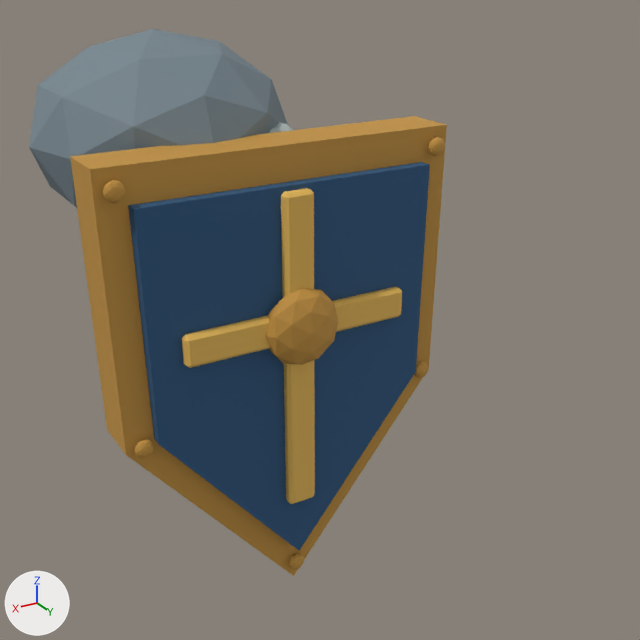
One commit to the glTF model assets/models/units/knight/ArmLeft.glb: the scene before it, then after it.
Rendered twice from a 50 mm lens placed at (0.557, 1.531, 0.333), pointed at (-0.24, 0.203, -0.331). Every picture has the same lights, and +X, +Y and +Z are marked at lower left. The first picture is the older version. Vertices at exactly the same position are counted once.

The first picture shows 'Sculpture'.
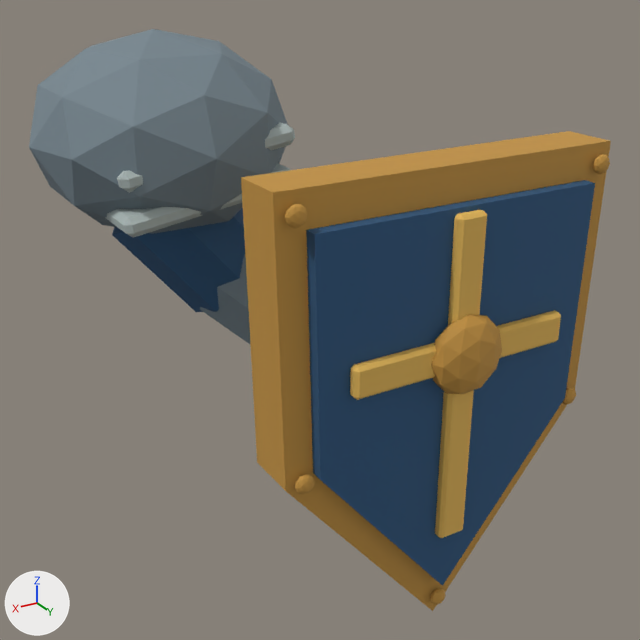
What differs and where, as boxes [x1, y1, x2, y2] in the pictures (640 x 640 px; the box of a moved part takes in the faces that stretch with it):
'Sculpture', reshaped (39% wider, 6% taller): before [29, 29, 447, 576]; after [29, 29, 611, 611]
part 1 of me_sculpture, moved or reshaped: before [70, 116, 447, 576]; after [241, 131, 611, 611]
part 2 of me_sculpture, moved or reshaped: before [281, 188, 315, 504]; after [435, 210, 487, 538]
part 3 of me_sculpture, moved or reshaped: before [182, 287, 402, 368]; after [350, 310, 561, 400]
part 4 of me_sculpture, moved or reshaped: before [265, 288, 338, 365]; after [431, 314, 502, 394]
part 5 of me_sculpture, moved or reshaped: before [428, 137, 445, 156]; after [593, 154, 610, 174]
part 6 of me_sculpture, moved or reshaped: before [103, 180, 126, 203]; after [285, 204, 307, 228]
part 7 of me_sculpture, moved or reshaped: before [134, 440, 154, 458]; after [295, 474, 314, 494]
part 8 of me_sculpture, moved or reshaped: before [289, 554, 304, 570]; after [430, 588, 446, 605]
part 9 of me_sculpture, moved or reshaped: before [414, 362, 429, 378]; after [562, 388, 576, 404]
part 10 of me_sculpture, moved or reshaped: before [128, 162, 430, 550]; after [306, 180, 595, 586]
part 11 of me_sculpture, moved or reshaped (not visible before): after [112, 208, 250, 344]

What changed in the scene script:
```text
Change me_sculpture:
    used by ob_sculpture; location = (0.0, 0.0, 0.0)
    remove me_sculpture.from_pydata(...)  # 487 vertices, 912 faces; spans x -0.439..0.21, y -0.24..0.378, z -0.813..0.19
    add me_sculpture.from_pydata(...)  # 505 vertices, 944 faces; spans x -0.619..0.21, y -0.24..0.588, z -0.823..0.19
    me_sculpture part 1: the loose piece of 10 vertices spanning x -0.439..0.199, y 0.207..0.303, z -0.813..0.034 is moved by (-0.18, 0.21, -0.01)
    me_sculpture part 2: the loose piece of 24 vertices spanning x -0.147..-0.093, y 0.322..0.344, z -0.617..-0.034 is moved by (-0.18, 0.21, -0.01)
    me_sculpture part 3: the loose piece of 24 vertices spanning x -0.329..0.089, y 0.323..0.345, z -0.292..-0.237 is moved by (-0.18, 0.21, -0.01)
    me_sculpture part 4: the loose piece of 42 vertices spanning x -0.19..-0.05, y 0.312..0.378, z -0.335..-0.195 is moved by (-0.18, 0.21, -0.01)
    me_sculpture part 5: the loose piece of 42 vertices spanning x -0.427..-0.393, y 0.305..0.323, z -0.017..0.017 is moved by (-0.18, 0.21, -0.01)
    me_sculpture part 6: the loose piece of 42 vertices spanning x 0.153..0.187, y 0.305..0.323, z -0.017..0.017 is moved by (-0.18, 0.21, -0.01)
    me_sculpture part 7: the loose piece of 42 vertices spanning x 0.143..0.177, y 0.305..0.323, z -0.447..-0.413 is moved by (-0.18, 0.21, -0.01)
    me_sculpture part 8: the loose piece of 42 vertices spanning x -0.137..-0.103, y 0.305..0.323, z -0.787..-0.753 is moved by (-0.18, 0.21, -0.01)
    me_sculpture part 9: the loose piece of 42 vertices spanning x -0.417..-0.383, y 0.305..0.323, z -0.447..-0.413 is moved by (-0.18, 0.21, -0.01)
    me_sculpture part 10: the loose piece of 10 vertices spanning x -0.388..0.148, y 0.301..0.326, z -0.737..-0.026 is moved by (-0.18, 0.21, -0.01)
    me_sculpture part 11
    34 vertices are removed from x -0.185..0.093, y -0.101..0.239, z -0.492..-0.054
    64 faces are deleted
    18 vertices are added at x -0.365..-0.06, y -0.063..0.354, z -0.481..-0.202
    8 new vertices lie (0.14, -0.04, 0.17) away from vertices in x -0.22..-0.06, y -0.063..0.143, z -0.338..-0.202
    8 new vertices lie (0.14, -0.26, 0.12) away from vertices in x -0.365..-0.195, y 0.246..0.354, z -0.481..-0.299
    64 new faces join them
    other edits to the shape of me_sculpture do not show in these pictures
```
